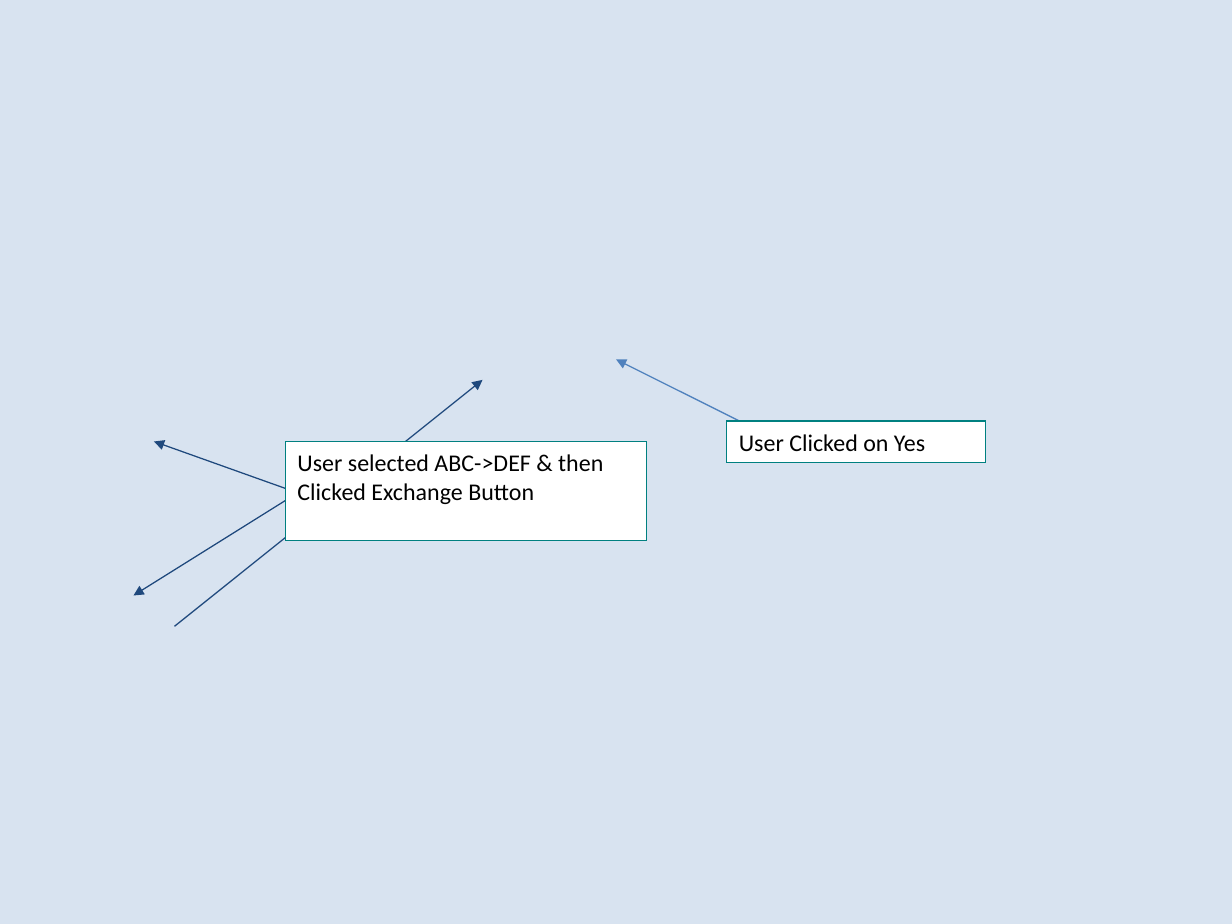
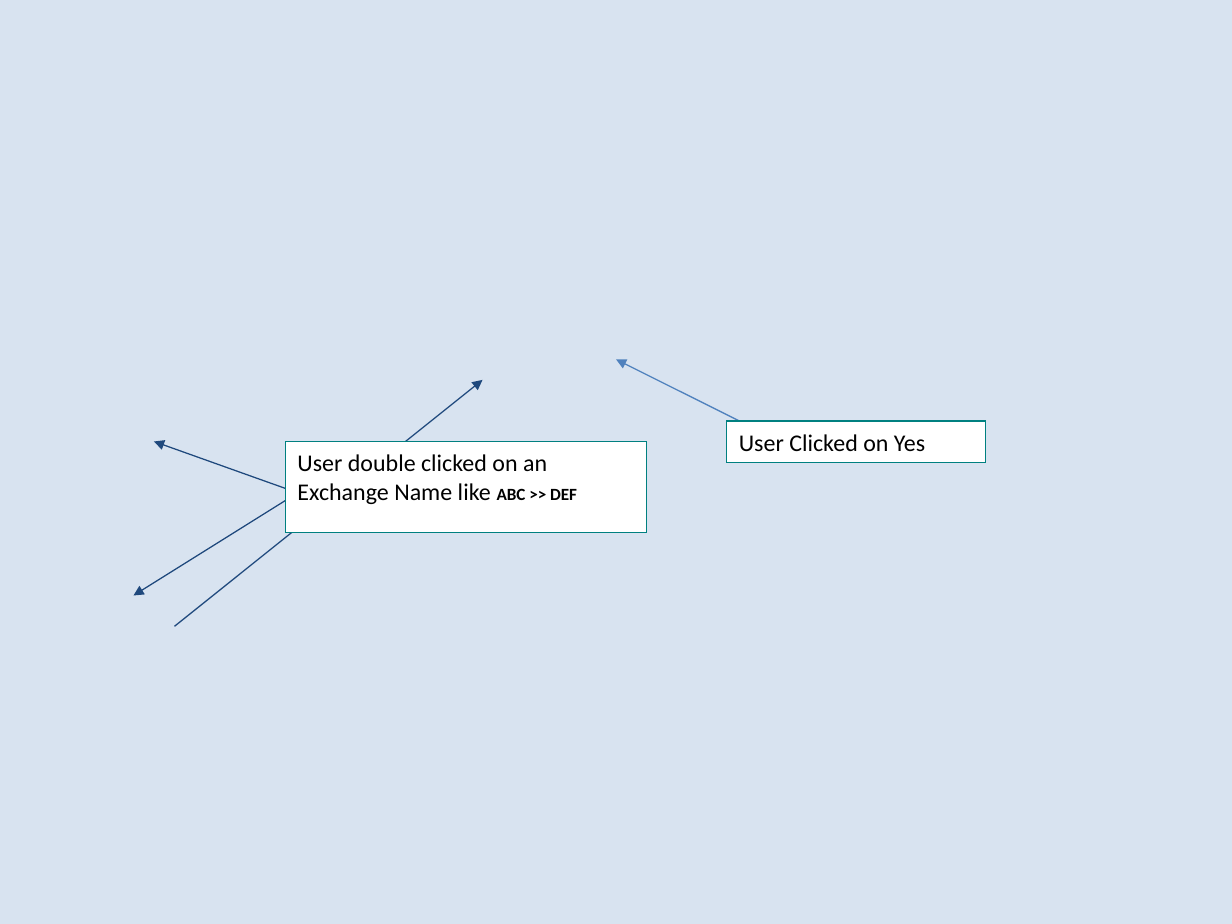
Before and after one commit to heyena/iring-tools, a slide deck: slide 9 of trunk/iRINGTools.ESB/documents/Sprint 2 User Stories.1.0.ppt. Drawn at 1232x924 pixels with LibreOffice and Linux fonts; fonts in the diff are those of the drawing; background and template pictures are left out. Boxes give left, top, right and bottom in pixels: in the first picture for what was removed or moved away, otherwise in the second. Text is boxed around its words. In the diff, an @@ line names an element or a change of style, - is before the commit and + after.

```diff
--- a/trunk/iRINGTools.ESB/documents/Sprint 2 User Stories.1.0.ppt
+++ b/trunk/iRINGTools.ESB/documents/Sprint 2 User Stories.1.0.ppt
@@ rectangle "User double clicked on an ...": place and size @@
-rectangle "User double clicked on an ..." at [286, 441, 647, 540]
+rectangle "User double clicked on an ..." at [286, 441, 647, 532]
@@ text in rectangle at [297, 454, 577, 504]: text changed @@
-User selected ABC->DEF & then Clicked Exchange Button
+User double clicked on an Exchange Name like ABC >> DEF
```
Also in this commit, not shown: 4 other slides changed.
